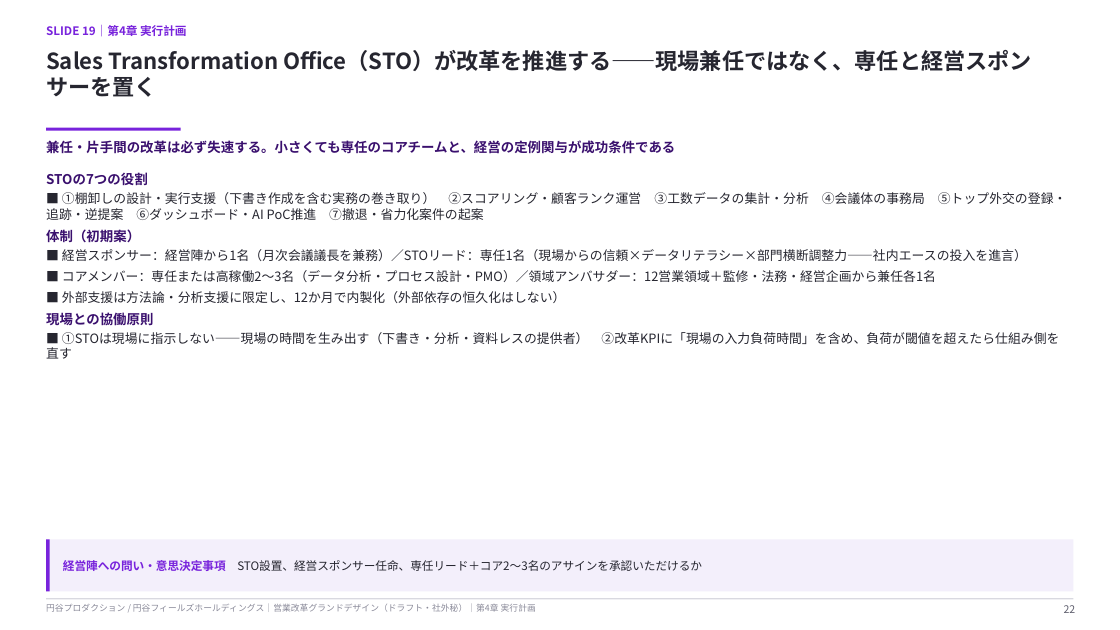
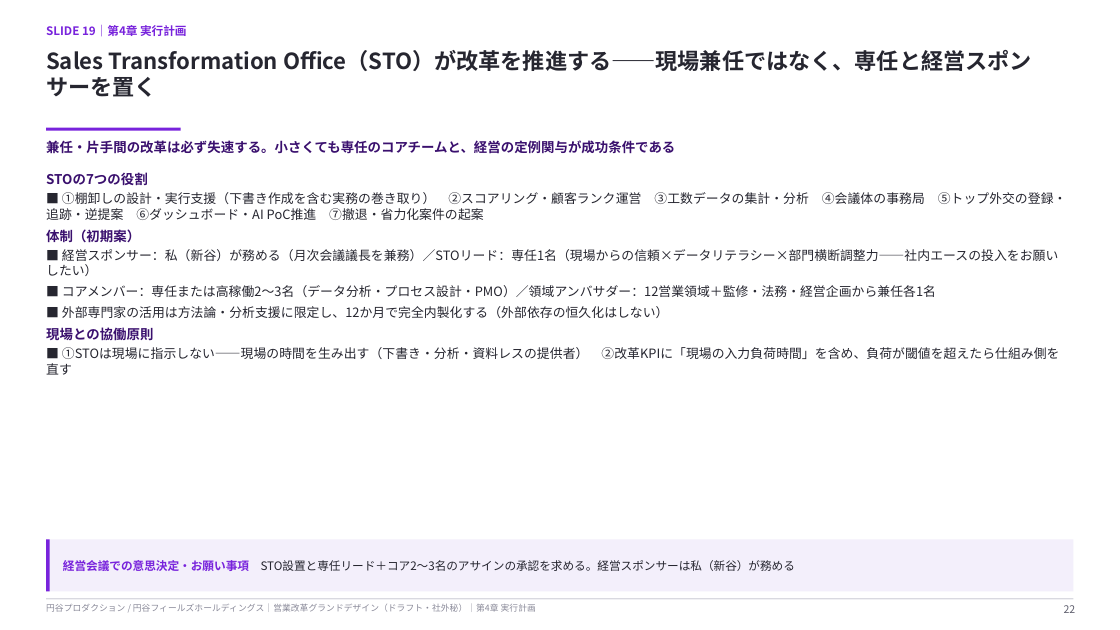
Before and after one commit to hayatoshintani-spe/kessho-lens, a slide deck: slide 22 of docs/営業改革グランドデザイン_円谷.pptx. Drawn at 1120x630 pixels with LibreOffice and Linux fonts; fonts in the diff are those of the drawing. Boxes give left, top, right and bottom in pixels: in the first picture for what was removed or moved away, otherwise in the second. Text is boxed around its words. In the diff, an @@ line names an element or a change of style, - is before the commit and + after.

```diff
--- a/docs/営業改革グランドデザイン_円谷.pptx
+++ b/docs/営業改革グランドデザイン_円谷.pptx
@@ text at box(46, 249, 1059, 276): text changed @@
-■ 経営スポンサー：経営陣から1名（月次会議議長を兼務）／STOリード：専任1名（現場からの信頼×データリテラシー×部門横断調整力——社内エースの投入を進言）
+■ 経営スポンサー：私（新谷）が務める（月次会議議長を兼務）／STOリード：専任1名（現場からの信頼×データリテラシー×部門横断調整力——社内エースの投入をお願いしたい）
@@ text at box(62, 306, 669, 318): text changed @@
-■ 外部支援は方法論・分析支援に限定し、12か月で内製化（外部依存の恒久化はしない）
+■ 外部専門家の活用は方法論・分析支援に限定し、12か月で完全内製化する（外部依存の恒久化はしない）
@@ text at box(63, 560, 796, 571): text changed @@
-経営陣への問い・意思決定事項 STO設置、経営スポンサー任命、専任リード＋コア2〜3名のアサインを承認いただけるか
+経営会議での意思決定・お願い事項 STO設置と専任リード＋コア2〜3名のアサインの承認を求める。経営スポンサーは私（新谷）が務める
```
Also in this commit, not shown: 26 other slides changed, 1 other file.
